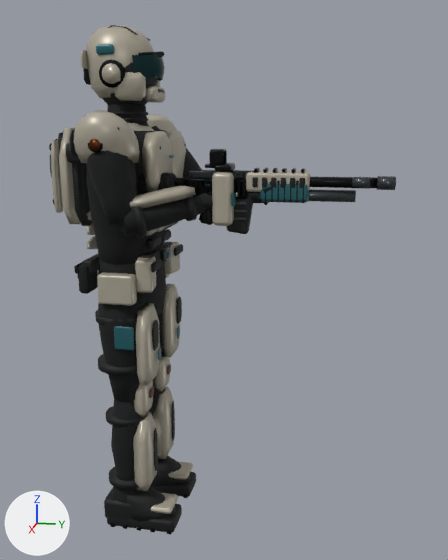
What one commit did to the glTF model public/models/scout.glb.
One viewpoint serves both versions: a camera (50 mm lens) standing at (2.162, 0.782, 1.501) and looking at (-0.002, 0.349, 0.96). Lighting does not change. The marker at lower left points along +X, +Y and +Z. The picture after the commit comes second. Vertices at exactly the same position are counted once.

Names of what the first picture shows: 'healing_item', 'scout_body', 'weapon_ar', 'weapon_shotgun'.
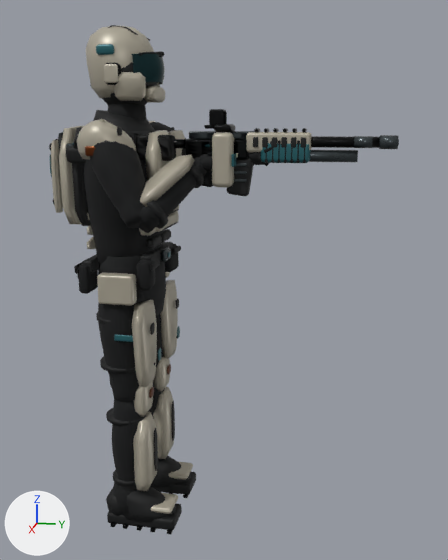
Changed parts and their boxes (x1, y1, x2, y2) in the pictures (448 x 560 px; the box of a moved part takes in the faces that stretch with it):
'weapon_shotgun', moved: before (260, 176, 396, 203); after (129, 131, 399, 187)
'weapon_ar', moved: before (136, 149, 370, 234); after (204, 109, 373, 196)
'healing_item', moved: before (212, 163, 237, 226); after (212, 124, 238, 188)
part 2 of me_tailored_torso, added: after (113, 470, 136, 486)
part 3 of me_tailored_torso, moved or reshaped (not visible before): after (85, 146, 95, 156)
part 4 of me_tailored_torso, moved or reshaped: before (133, 207, 147, 238); after (146, 200, 168, 229)
part 5 of me_tailored_torso, moved or reshaped: before (185, 196, 197, 221); after (189, 164, 204, 188)
part 6 of me_tailored_torso, moved or reshaped: before (199, 193, 213, 211); after (198, 154, 213, 172)
part 7 of me_tailored_torso, moved or reshaped (not visible afterwards): before (130, 186, 196, 210)
part 8 of me_tailored_torso, moved or reshaped: before (248, 192, 262, 203); after (248, 152, 264, 165)
part 9 of me_tailored_torso, moved or reshaped (not visible afterwards): before (114, 326, 134, 350)
part 10 of me_tailored_torso, rebuilt (7% taller): before (161, 284, 180, 357); after (160, 280, 178, 358)
part 11 of me_tailored_torso, rebuilt (6% taller): before (136, 303, 160, 385); after (132, 300, 157, 387)
part 12 of me_tailored_torso, deleted: before (69, 50, 272, 205)
part 13 of me_tailored_torso, moved or reshaped: before (70, 60, 205, 532); after (73, 63, 272, 530)

What changed in the scene script:
```text
Change me_cube_122:
    remove me_cube_122.from_pydata(...)  # 156 vertices, 292 faces; spans x 0.073..0.197, y 0.346..0.426, z 1.188..1.387
    add me_cube_122.from_pydata(...)  # 156 vertices, 292 faces; spans x 0.073..0.197, y 0.346..0.426, z 1.313..1.511
    me_cube_122 part 1: the whole mesh is moved by (0.0, 0.0, 0.125)
Change me_tailored_torso:
    remove me_tailored_torso.from_pydata(...)  # 9105 vertices, 17296 faces; spans x -0.34..0.34, y -0.26..0.55, z 0.0..1.84
    add me_tailored_torso.from_pydata(...)  # 9102 vertices, 17302 faces; spans x -0.32..0.36, y -0.26..0.55, z 0.01..1.84
    me_tailored_torso part 2: a new loose piece, a 20-sided cylinder along z spanning x 0.061..0.179, y -0.064..0.064, z 0.187..0.203, in mat_scoutsurface
    me_tailored_torso part 3: the loose piece of 24 vertices spanning x 0.16..0.17, y 0.35..0.37, z 1.3 is scaled about its middle by (1.14, 3.46, 3.87), then moved by (0.15, -0.36, 0.13)
    me_tailored_torso part 4: the loose piece of 32 vertices spanning x 0.2..0.32, y 0.07..0.16, z 1.15..1.28 is multiplied about its middle by the matrix ((0.928, -0.204, 0.313), (0.298, 0.909, -0.292), (-0.224, 0.364, 0.904)), then moved by (0.02, 0.06, 0.03)
    me_tailored_torso part 5: the loose piece of 32 vertices spanning x 0.12..0.21, y 0.23..0.3, z 1.2..1.29 is multiplied about its middle by the matrix ((0.928, -0.204, 0.313), (0.298, 0.909, -0.292), (-0.224, 0.364, 0.904)), then moved by (0.0, 0.01, 0.11)
    me_tailored_torso part 6: the loose piece of 146 vertices spanning x 0.09..0.19, y 0.28..0.39, z 1.23..1.3 is moved by (0.0, 0.0, 0.12)
    me_tailored_torso part 7: the loose piece of 25 vertices spanning x 0.13..0.3, y 0.07..0.29, z 1.25..1.32 is turned -75.2 degrees about the z axis through its middle and scaled by 1.04, then moved by (-0.22, 0.16, 0.15)
    me_tailored_torso part 8: the loose piece of 146 vertices spanning x 0.07..0.16, y 0.43..0.54, z 1.26..1.32 is moved by (0.0, 0.0, 0.13)
    me_tailored_torso part 9: the loose piece of 24 vertices spanning x 0.21..0.22, y 0.0..0.07, z 0.75..0.83 is scaled about its middle by (1.12, 0.196, 0.0495), then moved by (-0.08, 0.48, 0.66), in mat_scoutsurface
    me_tailored_torso part 10: the loose piece of 25 vertices spanning x -0.22..-0.07, y 0.08..0.13, z 0.61..0.89 is rebuilt with 25 vertices and now spans x -0.23..-0.05, y 0.07..0.12, z 0.59..0.91
    me_tailored_torso part 11: the loose piece of 25 vertices spanning x 0.07..0.22, y 0.08..0.13, z 0.61..0.89 is rebuilt with 25 vertices and now spans x 0.05..0.24, y 0.07..0.12, z 0.59..0.91
    me_tailored_torso part 12: 21 loose pieces with 760 vertices, spanning x -0.34..0.34, y -0.13..0.55, z 1.21..1.76, are deleted
    me_tailored_torso part 13: 904 vertices moved from x -0.34..0.34, y -0.11..0.19, z 0.01..1.7 to x -0.32..0.32, y -0.12..0.19, z 0.01..1.7; 1392 vertices removed from x -0.33..0.34, y -0.14..0.45, z 0.0..1.72; 2069 vertices added at x -0.32..0.36, y -0.15..0.55, z 0.01..1.71
    other edits to the shape of me_tailored_torso do not show in these pictures
Change me_cube_078:
    remove me_cube_078.from_pydata(...)  # 952 vertices, 1764 faces; spans x 0.101..0.172, y 0.065..0.847, z 1.157..1.433
    add me_cube_078.from_pydata(...)  # 952 vertices, 1764 faces; spans x 0.101..0.172, y 0.065..0.847, z 1.282..1.557
    me_cube_078 part 14: the whole mesh is moved by (0.0, 0.0, 0.125)
Change me_cube_107:
    remove me_cube_107.from_pydata(...)  # 656 vertices, 1224 faces; spans x 0.101..0.172, y 0.065..0.924, z 1.184..1.364
    add me_cube_107.from_pydata(...)  # 656 vertices, 1224 faces; spans x 0.101..0.172, y 0.065..0.924, z 1.309..1.489
    me_cube_107 part 15: the whole mesh is moved by (0.0, 0.0, 0.125)
```
